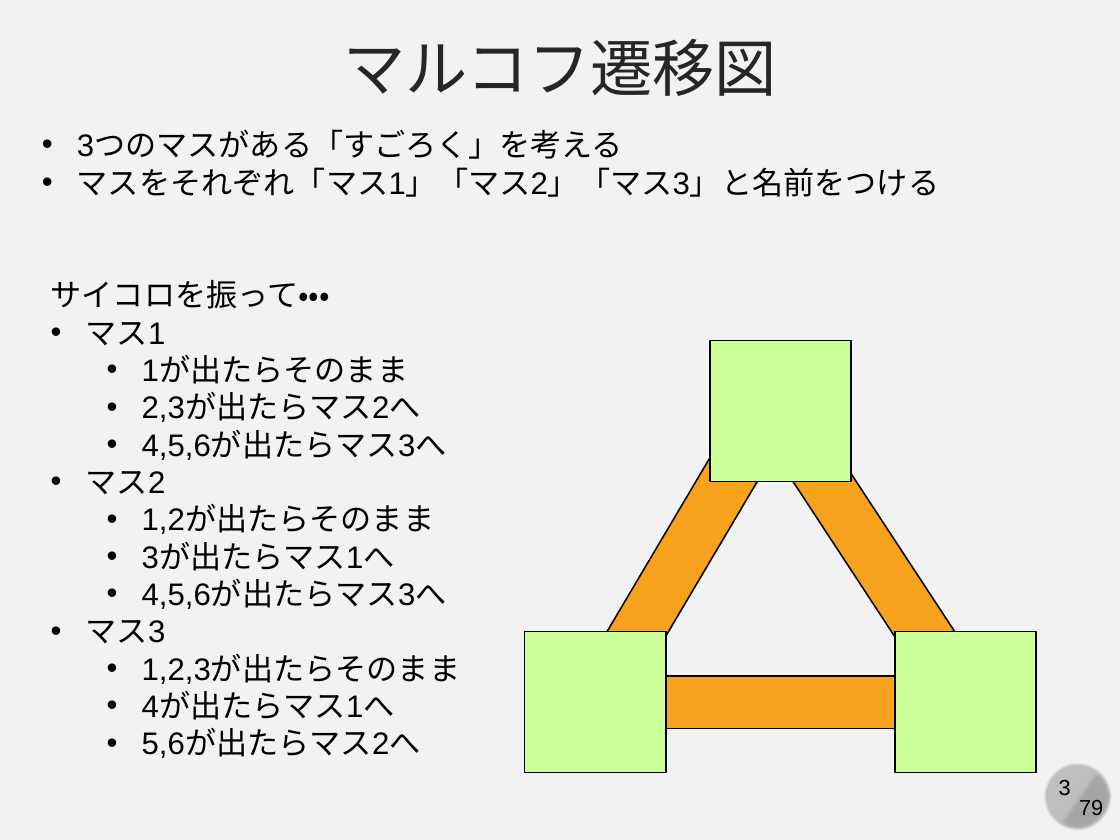
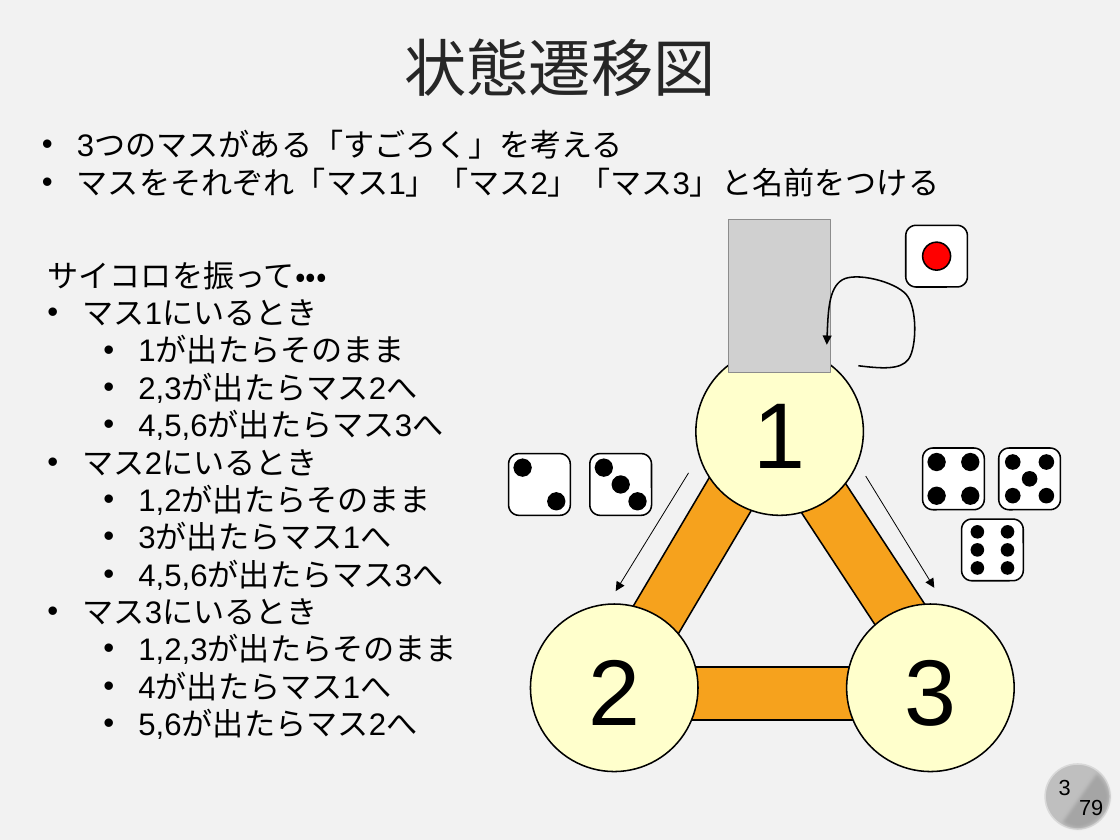
Before and after one commit to kaityo256/simulation_engineering, a slide deck: slide 3 of markov_chain/markov.pptx. Drawn at 1120x840 pixels with LibreOffice and Linux fonts; fonts in the diff are those of the drawing; grey boxes stand for pictures. Boxes give left, top, right and bottom in pixels: in the first picture for what was removed or moved away, otherwise in the second. Text is boxed around its words. In the diff, an @@ line names an element or a change of style, - is before the commit and + after.

```diff
--- a/markov_chain/markov.pptx
+++ b/markov_chain/markov.pptx
@@ text at [405,38,716,96]: text changed @@
-マルコフ遷移図
+状態遷移図
@@ picture added at [728,220,830,372] @@
@@ rounded rectangle added at [906,225,968,287], fill #FFFFFF, outline #000000 1 pt @@
@@ text "サイコロを振って・・・": place and size @@
-text "サイコロを振って・・・" at [51,280,461,758]
+text "サイコロを振って・・・" at [47,261,457,739]
@@ freeform shape added at [802,254,940,393], outline #000000 1 pt @@
@@ ellipse added at [923,242,951,270], fill #FF0000, outline #000000 1 pt @@
@@ text at [82,299,317,326]: text changed @@
-• マス1
+• マス1にいるとき
@@ ellipse added at [696,348,864,516], fill #FFFFCC, outline #000000 1 pt, 60 pt, text #000000 @@
+1
@@ rectangle removed at [710,340,851,482] @@
@@ rectangle: place and size @@
-rectangle at [595,394,793,679]
+rectangle at [593,417,791,703]
@@ text at [82,449,317,476]: text changed @@
-• マス2
+• マス2にいるとき
@@ rectangle: place and size @@
-rectangle at [772,420,981,700]
+rectangle at [761,422,970,702]
@@ rounded rectangle added at [508,454,570,515], fill #FFFFFF, outline #000000 1 pt @@
@@ ellipse added at [514,459,531,476], fill #000000, outline #000000 1 pt @@
@@ group added at [590,454,652,515]: 3 ellipses, 1 rounded rectangle @@
@@ arrow added from (689, 473) to (616, 591), #000000 0.5 pt @@
@@ arrow added from (866, 476) to (934, 588), #000000 0.5 pt @@
@@ group added at [923,448,984,510]: 4 ellipses, 1 rounded rectangle @@
@@ group added at [999,448,1061,510]: 5 ellipses, 1 rounded rectangle @@
@@ ellipse added at [548,493,564,510], fill #000000, outline #000000 1 pt @@
@@ group added at [962,519,1024,580]: 6 ellipses, 1 rounded rectangle @@
@@ text at [82,598,317,625]: text changed @@
-• マス3
+• マス3にいるとき
@@ ellipse added at [531,604,699,772], fill #FFFFCC, outline #000000 1 pt, 60 pt, text #000000 @@
+2
@@ ellipse added at [847,604,1015,772], fill #FFFFCC, outline #000000 1 pt, 60 pt, text #000000 @@
+3
@@ rectangle removed at [525,632,666,773] @@
@@ rectangle removed at [895,632,1036,773] @@
@@ rectangle: place and size @@
-rectangle at [630,676,930,729]
+rectangle at [630,667,930,720]
```
Also in this commit, not shown: 1 other slide changed, 3 slides added, 76 slides removed.
